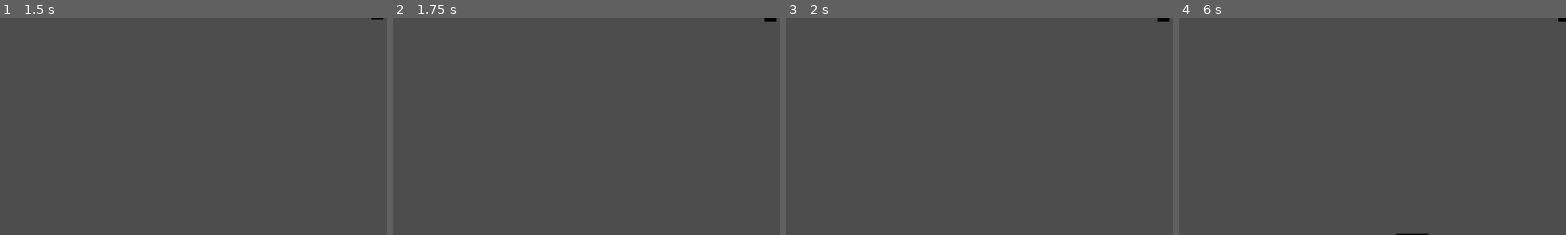
Above: before the commit, frames 1-4 (left to right).
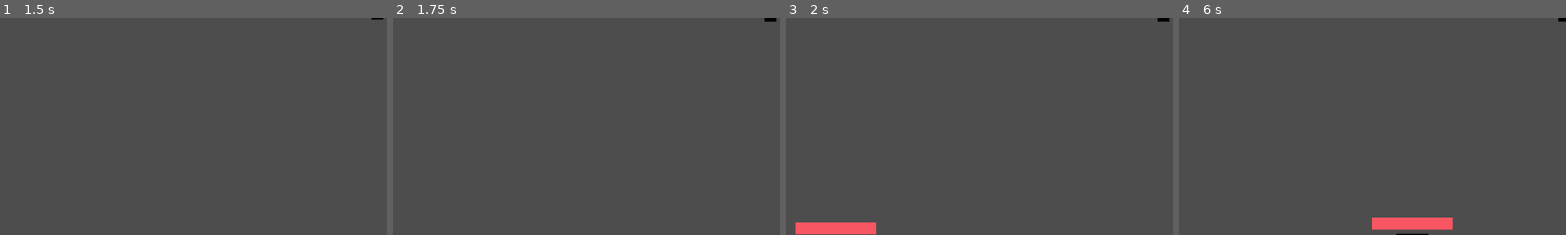
Above: after the commit, the same moments.

Repository: Ejanng/Lam-Ang
Game: Godot game, scene res://scenes/game.tscn
Same seed, same stepped clock (60 frames per second), same inputs: the game is played once before the commit and once after it.
Inputs:
- Up to frame 1 (1.5 s): hold Right (ui_right) 0.53-1.28 s; tap E (attack) at 0.6, 1.35 s; tap Space (ui_select) at 0.77 s; hold Down (ui_down) from 1.28 s (still down)
- Up to frame 2 (1.75 s): keep holding Down (ui_down); tap Space (ui_select) at 1.52 s
- Up to frame 3 (2 s): keep holding Down (ui_down)
- Up to frame 4 (6 s): release Down (ui_down) at 2.03 s; hold Right (ui_right) 2.03-2.78 s; tap E (attack) every 0.75 s from 2.1 to 5.85 s; hold Up (ui_up) 2.78-3.53 s; tap Space (ui_select) at 3.02, 3.77, 4.52, 5.75 s; tap Enter at 3.5 s; hold Left (ui_left) 3.53-5.03 s; hold Down (ui_down) 5.03-5.78 s; hold Right (ui_right) from 5.78 s (still down)
The pictures show only the part of the screen within x 0-50%, y 50-100%; the shares and areas given below are measured in that part.

Frames 1-2 are identical in both runs. In frame 3, 1.2% of the frame differs, in the area x 2-24%, y 94-100%; in frame 4, 1.2%.

Commit message:
Added a ProgressBar Node on the Enemy and gets lessened whenever they get damaged. I also changed the container of the HealthBar and  EnergyBar for consistency purposes

Diff:
--- a/project.godot
+++ b/project.godot
@@ -12,7 +12,7 @@
 
 config/name="Biag ni Lam-Ang"
 run/main_scene="uid://cff76bduixjec"
-config/features=PackedStringArray("4.5", "Forward Plus")
+config/features=PackedStringArray("4.4", "Forward Plus")
 config/icon="res://icon.svg"
 
 [autoload]
--- a/scenes/Hostile/enemy.tscn
+++ b/scenes/Hostile/enemy.tscn
@@ -74,13 +74,18 @@
 }]
 
 [sub_resource type="CircleShape2D" id="CircleShape2D_8bc33"]
-radius = 87.32124
+radius = 87.3212
 
 [sub_resource type="CircleShape2D" id="CircleShape2D_r4hy2"]
 radius = 9.0
 
 [sub_resource type="CircleShape2D" id="CircleShape2D_f1ptj"]
-radius = 10.049875
+radius = 10.0499
+
+[sub_resource type="StyleBoxFlat" id="StyleBoxFlat_enwl8"]
+
+[sub_resource type="StyleBoxFlat" id="StyleBoxFlat_f1ptj"]
+bg_color = Color(0.968627, 0.337255, 0.384314, 1)
 
 [node name="enemy" type="CharacterBody2D"]
 script = ExtResource("1_jgi5p")
@@ -111,6 +116,17 @@
 [node name="take_dmg_cooldown" type="Timer" parent="."]
 wait_time = 0.5
 
+[node name="ProgressBar" type="ProgressBar" parent="."]
+custom_minimum_size = Vector2(40, 6)
+offset_left = -20.0
+offset_top = -36.0
+offset_right = 20.0
+offset_bottom = -30.0
+theme_override_styles/background = SubResource("StyleBoxFlat_enwl8")
+theme_override_styles/fill = SubResource("StyleBoxFlat_f1ptj")
+value = 100.0
+show_percentage = false
+
 [connection signal="area_shape_entered" from="detection_area" to="." method="_on_detection_area_area_shape_entered"]
 [connection signal="body_entered" from="detection_area" to="." method="_on_detection_area_body_entered"]
 [connection signal="body_exited" from="detection_area" to="." method="_on_detection_area_body_exited"]
--- a/scenes/Player/lam_ang.tscn
+++ b/scenes/Player/lam_ang.tscn
@@ -122,13 +122,17 @@
 radius = 5.0
 
 [sub_resource type="CircleShape2D" id="CircleShape2D_stb0u"]
-radius = 9.055386
+radius = 9.05539
+
+[sub_resource type="StyleBoxFlat" id="StyleBoxFlat_q3lmq"]
 
 [sub_resource type="StyleBoxFlat" id="StyleBoxFlat_stb0u"]
-bg_color = Color(0.96862745, 0.3372549, 0.38431373, 1)
+bg_color = Color(0.968627, 0.337255, 0.384314, 1)
+
+[sub_resource type="StyleBoxFlat" id="StyleBoxFlat_2oh65"]
 
 [sub_resource type="StyleBoxFlat" id="StyleBoxFlat_ad0y5"]
-bg_color = Color(0.90588236, 0.98039216, 0.19607843, 1)
+bg_color = Color(0.905882, 0.980392, 0.196078, 1)
 
 [node name="Lam-Ang" type="CharacterBody2D"]
 collision_layer = 3
@@ -166,6 +170,7 @@
 grow_vertical = 2
 theme_override_constants/outline_size = 0
 theme_override_font_sizes/font_size = 8
+theme_override_styles/background = SubResource("StyleBoxFlat_q3lmq")
 theme_override_styles/fill = SubResource("StyleBoxFlat_stb0u")
 value = 100.0
 show_percentage = false
@@ -182,14 +187,15 @@
 offset_top = -92.0
 offset_right = -115.0
 offset_bottom = -85.0
+theme_override_styles/background = SubResource("StyleBoxFlat_2oh65")
 theme_override_styles/fill = SubResource("StyleBoxFlat_ad0y5")
 value = 100.0
 show_percentage = false
 
+[connection signal="body_entered" from="hitbox" to="." method="_on_hitbox_body_entered"]
 [connection signal="body_entered" from="hitbox" to="." method="_on_punch_body_entered"]
-[connection signal="body_entered" from="hitbox" to="." method="_on_hitbox_body_entered"]
+[connection signal="body_exited" from="hitbox" to="." method="_on_hitbox_body_exited"]
 [connection signal="body_exited" from="hitbox" to="." method="_on_punch_body_exited"]
-[connection signal="body_exited" from="hitbox" to="." method="_on_hitbox_body_exited"]
 [connection signal="timeout" from="attack_cooldown" to="." method="_on_attack_cooldown_timeout"]
 [connection signal="timeout" from="deal_attack_cooldown" to="." method="_on_deal_attack_cooldown_timeout"]
 [connection signal="timeout" from="RegenTimer" to="." method="_on_regen_timer_timeout"]
--- a/scripts/enemy.gd
+++ b/scripts/enemy.gd
@@ -9,7 +9,11 @@
 var meleeDMG = 20
 @onready var anim = $AnimatedSprite2D
 @onready var takeDMGCD = $take_dmg_cooldown
+@onready var health_bar = $ProgressBar
 
+func _ready() -> void:
+	health_bar.max_value = health
+	health_bar.value = health
 
 func _physics_process(delta: float) -> void:
 	handle_movement()
@@ -50,6 +54,7 @@
 	if isPlayerInAttackRange and Global.playerCurrentAttack == true:
 		if canTakeDMG:
 			health -= meleeDMG
+			health_bar.value = health
 			takeDMGCD.start()
 			canTakeDMG = false
 			print("Player Deals DMG: ", meleeDMG, "\nEnemy Health: ", health)
Not shown: 1 places in scenes/Hostile/enemy.tscn that only renumber resources
Not shown: 1 places in scenes/Player/lam_ang.tscn that only renumber resources
